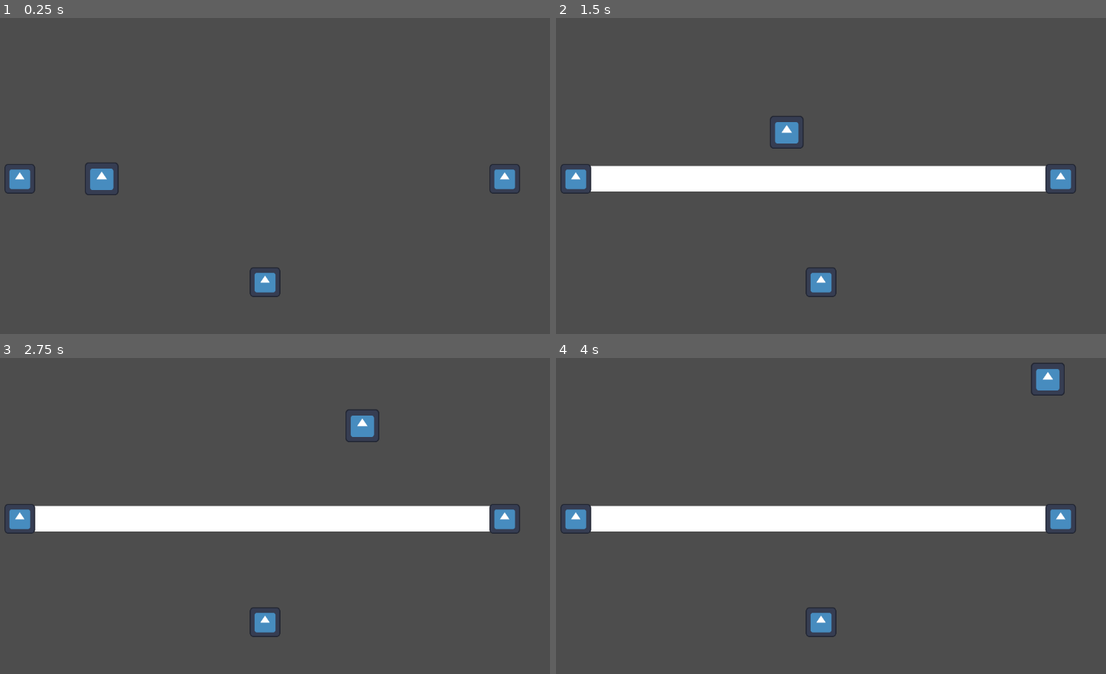
Above: before the commit, frames 1-4 (two rows, left to right).
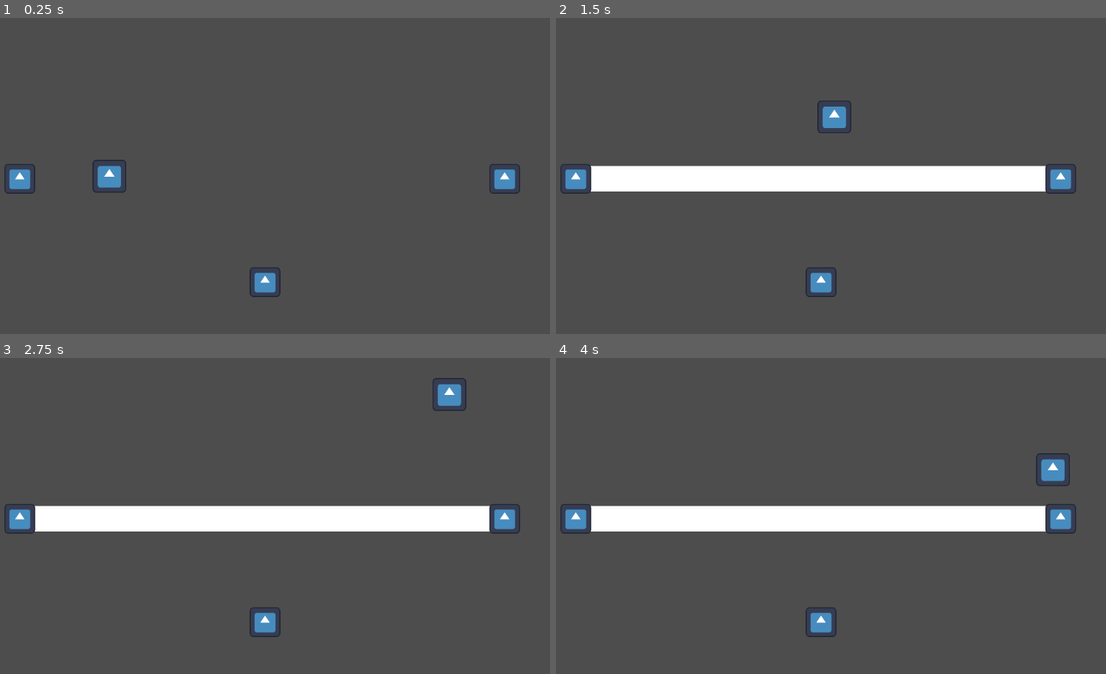
Above: after the commit, the same moments.

Repository: bmachado18/tangle-defence
Game: Godot game, scene res://scenes/game.tscn
The game is run twice, just before and just after one commit, with the same random seed, the same clock (stepped at 60 frames per second) and the same inputs. The engine's default icon, where the game draws it, is replaced by a stand-in: a white triangle on a blue panel in a dark square.
Inputs (mouse positions are in pixels of both pictures, inside the frame that each line leads up to):
- Up to frame 1 (0.25 s): no input
- Up to frame 2 (1.5 s): move the mouse to (578, 179) at 0.52 s; click (578, 179) at 0.67 s; move the mouse to (1062, 179) at 1.27 s; click (1062, 179) at 1.42 s
- Up to frame 3 (2.75 s): move the mouse to (264, 623) at 2.02 s; click (264, 623) at 2.17 s
- Up to frame 4 (4 s): move the mouse to (803, 585) at 2.77 s; click (803, 585) at 2.92 s; move the mouse to (1007, 569) at 3.52 s; click (1007, 569) at 3.67 s

The runs differ from the first frame. In frame 1, 0.4% of the frame differs, in the area x 15-23%, y 44-57%; in frame 2, 0.7%; in frame 3, 0.8%, in the area x 62-85%, y 6-27%; in frame 4, 0.8%.

Commit message:
Refractor: error checking for overlapping edges added

Diff:
--- /dev/null
+++ b/scenes/EnemyUnit.tscn
@@ -0,0 +1,26 @@
+[gd_scene load_steps=3 format=3 uid="uid://b78wr35tt82ub"]
+
+[ext_resource type="PackedScene" uid="uid://di85kihjou8as" path="res://scenes/Enemy.tscn" id="1_7ieij"]
+
+[sub_resource type="GDScript" id="GDScript_7ieij"]
+script/source = "extends PathFollow2D
+
+@export var speed := 100.0
+
+# Called when the node enters the scene tree for the first time.
+func _ready() -> void:
+	pass # Replace with function body.
+
+
+# Called every frame. 'delta' is the elapsed time since the previous frame.
+func _process(delta: float) -> void:
+	offset += speed * delta
+"
+
+[node name="EnemyUnit" type="Node2D"]
+
+[node name="PathFollow2D" type="PathFollow2D" parent="."]
+script = SubResource("GDScript_7ieij")
+speed = null
+
+[node name="Enemy" parent="PathFollow2D" instance=ExtResource("1_7ieij")]
--- a/scenes/game.tscn
+++ b/scenes/game.tscn
@@ -7,9 +7,9 @@
 
 [sub_resource type="Curve2D" id="Curve2D_8cj0n"]
 _data = {
-"points": PackedVector2Array(-115.673, 0.174591, 115, 0, 0, 0, 0, 0, 0, 0, 0, 0, 0, 0, 0, 0, 162, -59, 0, 0, 0, 0, 173, -37, 0, 0, 0, 0, 167, -23, 0, 0, 0, 0, 145, -24, 0, 0, 0, 0, 123, -20, 0, 0, 0, 0, 73, -14, 0, 0, 0, 0, 109, 37, 0, 0, 0, 0, 146, 48, 0, 0, 0, 0, 158, 46)
+"points": PackedVector2Array(-115.673, 0.174591, 115, 0, 0, 0, 0, 0, 0, 0, 0, 0, 0, 0, 0, 0, 162, -59, 0, 0, 0, 0, 173, -37, 0, 0, 0, 0, 167, -23, 0, 0, 0, 0, 145, -24, 0, 0, 0, 0, 123, -20, 0, 0, 0, 0, 140, 16, 0, 0, 0, 0, 109, 37, 0, 0, 0, 0, 146, 48, 0, 0, 0, 0, 158, 46, 0, 0, 0, 0, 0, 0)
 }
-point_count = 11
+point_count = 12
 
 [node name="Game" type="Node2D"]
 script = ExtResource("1_yqjtg")
@@ -43,7 +43,7 @@
 [node name="Node_B" parent="Nodes" instance=ExtResource("1_uwrxv")]
 position = Vector2(88, 0)
 
-[node name="Node_B2" parent="Nodes" instance=ExtResource("1_uwrxv")]
+[node name="Node_C" parent="Nodes" instance=ExtResource("1_uwrxv")]
 position = Vector2(-3, 40)
 
 [node name="EnemySpawnTimer" type="Timer" parent="."]
--- a/scripts/Edge.gd
+++ b/scripts/Edge.gd
@@ -4,6 +4,7 @@
 var to_node
 var cross_count = 0
 var strength = 0.0
+
 
 const MAX_STRENGTH = 10.0
 const K = 0.5
--- a/scripts/Node.gd
+++ b/scripts/Node.gd
@@ -4,16 +4,4 @@
 
 func _input_event(viewport, event, shape_idx):
 	if event is InputEventMouseButton and event.pressed:
-		print("Clicked")
 		emit_signal("node_selected", self)
-
-# Called when the node enters the scene tree for the first time.
-
-#func _ready() -> void:
-	#print("added")
-
-
-
-# Called every frame. 'delta' is the elapsed time since the previous frame.
-#func _process(delta: float) -> void:
-	#pass
--- a/scripts/main.gd
+++ b/scripts/main.gd
@@ -1,9 +1,10 @@
 extends Node2D
-
 var selected_node = null
 var edges = []
 var enemy_count = 0
 var enemy = []
+var edge_pairs = {}
+var edge_count = 0
 
 func _ready():
 	for node in $Nodes.get_children():
@@ -12,19 +13,36 @@
 
 func _on_node_selected(node):
 	if selected_node == null:
-		print("node has been selected")
+		print("Node: %s has been selected" % node.get_parent().name)
 		selected_node = node
 	else:
 		if selected_node != node:
-			create_edge(selected_node, node)
+			if not edge_exists(selected_node, node):
+				print("Adding edge between: %s and %s" % [selected_node.get_parent().name, node.get_parent().name])
+				create_edge(selected_node, node)
+			else:
+				print("Edge already exists between %s and %s" % [selected_node.get_parent().name, node.get_parent().name])
 		selected_node = null
 
+func get_edge_key(a, b) -> String:
+	var names = [a.get_parent().name, b.get_parent().name]
+	names.sort()
+	return "%s-%s" % names
+
+func edge_exists(a, b) -> bool:
+	return get_edge_key(a, b) in edge_pairs
+
 func create_edge(a, b):
-
 	var edge = preload("res://Scenes/Edge.tscn").instantiate()
 	$Edges.add_child(edge)
 	edge.initialize(a, b)
 	edges.append(edge)
+
+	# Register this edge preventing duplicates
+	edge_pairs[get_edge_key(a, b)] = true
+	edge_count += 1
+	print(edge_count)
+
 	check_crosses()
 
 func check_crosses():
@@ -45,7 +63,6 @@
 	var b2 = e2.to_node.global_position
 	return Geometry2D.segment_intersects_segment(a1, a2, b1, b2)
 
-
 func start_wave():
 	var enemy = preload("res://scenes/Enemy.tscn").instantiate()
 	$Path2D.add_child(enemy)
@@ -60,5 +77,6 @@
 	$Path2D.get_child(0).add_child(enemy)
 
 func _on_enemy_spawn_timer_timeout() -> void:
-	print("spawning enemy", enemy_count)
-	spawn_enemy()
+	#print("spawning enemy", enemy_count)
+	#spawn_enemy()
+	pass
